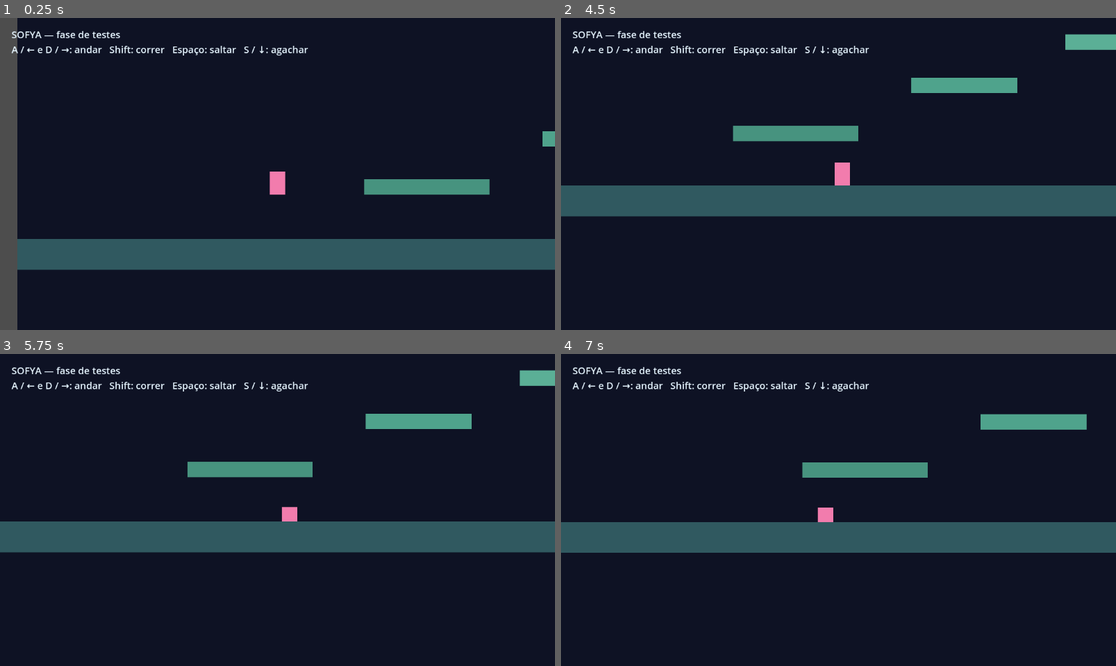
Above: before the commit, frames 1-4 (two rows, left to right).
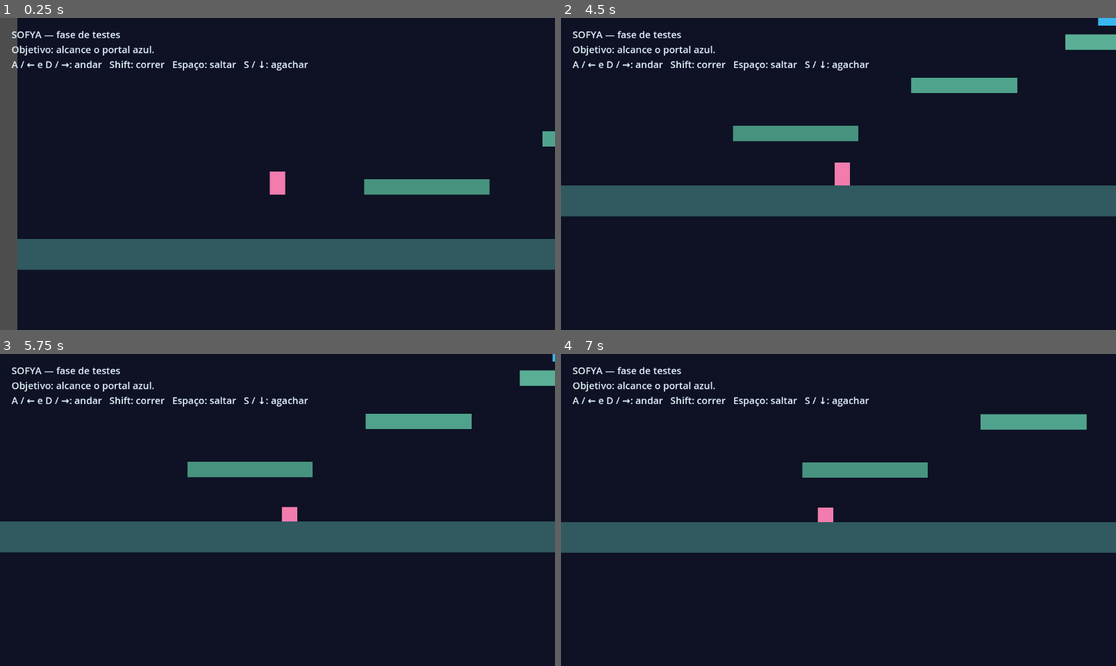
Above: after the commit, the same moments.

Repository: willianschultz/sofya
Game: Godot game, scene res://scenes/main.tscn
Two runs of this game, one before a commit and one after it. Both use one fixed random seed, a clock stepped at 60 frames per second and the inputs below.
Inputs:
- Up to frame 1 (0.25 s): no input
- Up to frame 2 (4.5 s): hold S (crouch) 0.53-1.28 s; hold D (move_right) 0.53-2.03 s; tap Space (jump) at 0.77, 1.52, 3.02, 3.77 s; tap Shift (run) at 1.35, 2.85, 4.35 s; hold A (move_left) 2.03-2.78 s; hold S (crouch) 2.03-2.78 s; hold D (move_right) 2.78-4.28 s; hold S (crouch) 3.53-4.28 s; hold A (move_left) from 4.28 s (still down)
- Up to frame 3 (5.75 s): tap Space (jump) at 4.52 s; release A (move_left) at 5.03 s; hold D (move_right) from 5.03 s (still down); hold S (crouch) from 5.03 s (still down)
- Up to frame 4 (7 s): release D (move_right) at 5.78 s; release S (crouch) at 5.78 s; hold A (move_left) from 5.78 s (still down); tap Shift (run) at 5.85 s; tap Space (jump) at 6.02, 6.77 s; hold S (crouch) from 6.53 s (still down)

The runs differ from the first frame. In frame 1, 1.2% of the frame differs, in the area x 2-56%, y 8-17%; in frame 2, 1.2%, in the area x 2-100%, y 0-17%; in frame 3, 1.2%; in frame 4, 1.2%.

Commit message:
feat: add test level exit

Diff:
--- /dev/null
+++ b/scenes/level_exit.tscn
@@ -0,0 +1,31 @@
+[gd_scene load_steps=3 format=3]
+
+[ext_resource type="Script" path="res://scripts/level_exit.gd" id="1_script"]
+
+[sub_resource type="RectangleShape2D" id="ExitShape"]
+size = Vector2(44, 64)
+
+[node name="LevelExit" type="Area2D"]
+script = ExtResource("1_script")
+
+[node name="Portal" type="Polygon2D" parent="."]
+polygon = PackedVector2Array(-22, -32, 22, -32, 22, 32, -22, 32)
+color = Color(0.22, 0.72, 0.95, 1)
+
+[node name="CollisionShape2D" type="CollisionShape2D" parent="."]
+shape = SubResource("ExitShape")
+
+[node name="Label" type="Label" parent="."]
+offset_left = -32.0
+offset_top = -56.0
+theme_override_colors/font_color = Color(0.75, 0.94, 1, 1)
+theme_override_font_sizes/font_size = 16
+text = "SAÍDA"
+
+[node name="CompletedLabel" type="Label" parent="."]
+offset_left = -88.0
+offset_top = -88.0
+theme_override_colors/font_color = Color(1, 0.91, 0.4, 1)
+theme_override_font_sizes/font_size = 18
+text = "Fase concluída!"
+visible = false
--- a/scenes/main.tscn
+++ b/scenes/main.tscn
@@ -1,6 +1,7 @@
 [gd_scene load_steps=7 format=3]
 
 [ext_resource type="PackedScene" path="res://scenes/player.tscn" id="1_player"]
+[ext_resource type="PackedScene" path="res://scenes/level_exit.tscn" id="2_exit"]
 
 [sub_resource type="RectangleShape2D" id="FloorShape"]
 size = Vector2(1800, 64)
@@ -63,6 +64,9 @@
 [node name="Player" parent="." instance=ExtResource("1_player")]
 position = Vector2(140, 400)
 
+[node name="Exit" parent="." instance=ExtResource("2_exit")]
+position = Vector2(1100, 184)
+
 [node name="Interface" type="CanvasLayer" parent="."]
 
 [node name="Instructions" type="Label" parent="Interface"]
@@ -70,4 +74,4 @@
 offset_top = 20.0
 theme_override_colors/font_color = Color(0.9, 0.96, 1, 1)
 theme_override_font_sizes/font_size = 20
-text = "SOFYA — fase de testes\nA / ← e D / →: andar   Shift: correr   Espaço: saltar   S / ↓: agachar"
+text = "SOFYA — fase de testes\nObjetivo: alcance o portal azul.\nA / ← e D / →: andar   Shift: correr   Espaço: saltar   S / ↓: agachar"
--- /dev/null
+++ b/scripts/level_exit.gd
@@ -0,0 +1,27 @@
+## Controlador da saída da fase.
+##
+## Responsável por:
+## - Detectar quando a Sofya alcança o portal.
+## - Exibir a confirmação de conclusão uma única vez.
+##
+## Cena relacionada: scenes/level_exit.tscn
+## Documentação: docs/04_CRIANDO_FASES.md
+extends Area2D
+
+@onready var completed_label: Label = $CompletedLabel
+
+var is_completed: bool = false
+
+
+func _ready() -> void:
+	body_entered.connect(on_body_entered)
+
+
+func on_body_entered(body: Node2D) -> void:
+	if is_completed or not body is CharacterBody2D:
+		return
+
+	is_completed = true
+	completed_label.visible = true
+	# A Godot termina o processamento do sinal antes de alterar o monitoramento.
+	set_deferred("monitoring", false)
Not shown, changed: docs/02_ESTRUTURA_PROJETO.md
Not shown, changed: docs/04_CRIANDO_FASES.md
Not shown, changed: docs/05_INTERFACE.md
Not shown, changed: docs/08_MANUTENCAO.md
Not shown, added: docs/09_PROXIMAS_ETAPAS.md
